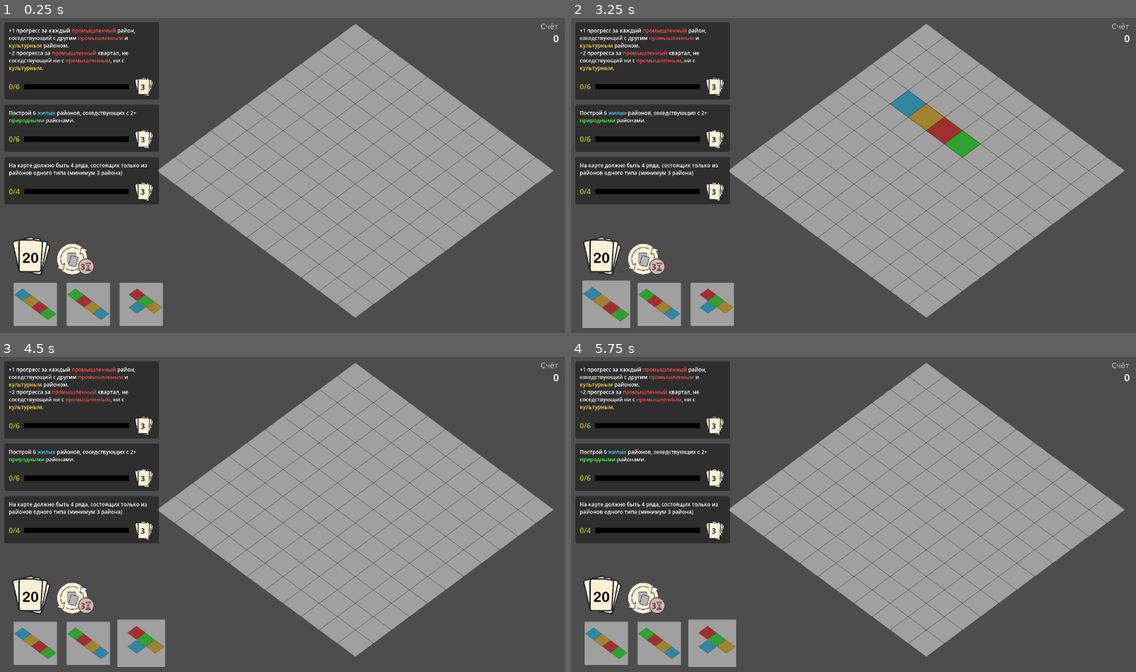
Above: before the commit, frames 1-4 (two rows, left to right).
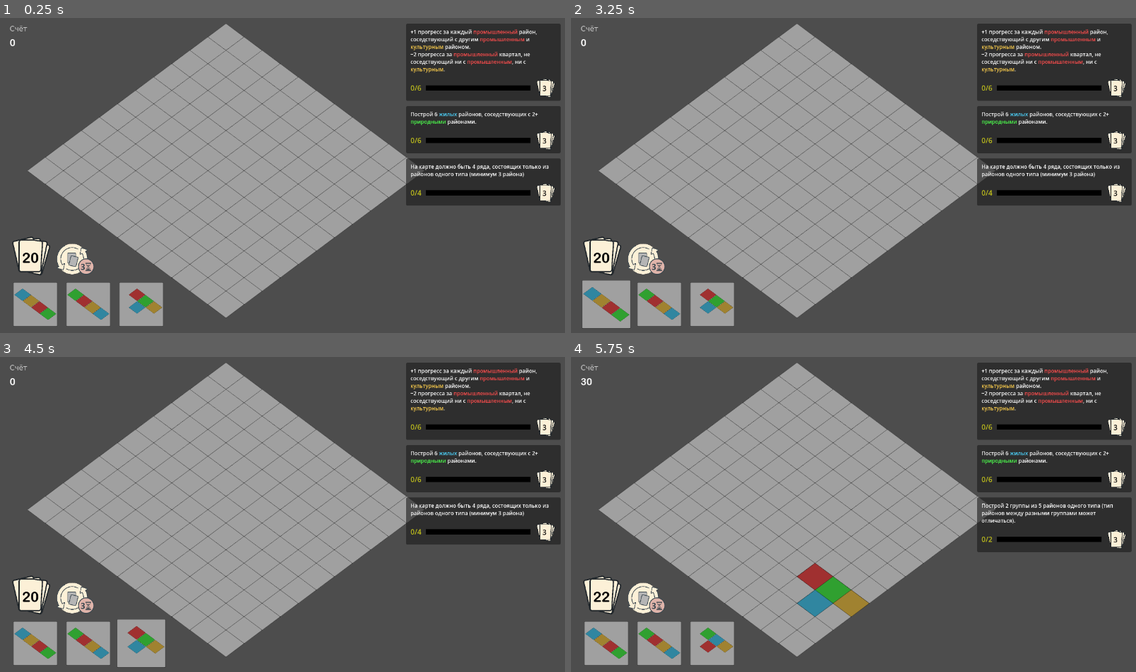
Above: after the commit, the same moments.

Repository: Suruks/Deck-and-Districts-Godot
Game: Godot game, scene res://main.tscn
The game is run twice, just before and just after one commit, with the same random seed, the same clock (stepped at 60 frames per second) and the same inputs.
Inputs (mouse positions are in pixels of both pictures, inside the frame that each line leads up to):
- Up to frame 1 (0.25 s): no input
- Up to frame 2 (3.25 s): click (644, 260) at 0.52 s; click (644, 260) at 1.27 s; click (644, 260) at 2.02 s; tap Enter at 2.75 s; drag from (604, 304) to (910, 106) at 2.77 s
- Up to frame 3 (4.5 s): tap Space at 3.5 s; drag from (90, 643) to (254, 577) at 3.52 s; tap Enter at 4.25 s; move the mouse to (141, 643) at 4.27 s; click (141, 643) at 4.42 s
- Up to frame 4 (5.75 s): tap Space at 5 s; drag from (825, 577) to (661, 643) at 5.02 s

The runs differ from the first frame. In frame 1, 55% of the frame differs, in the area x 0-100%, y 1-96%; in frame 2, 55%; in frame 3, 55%; in frame 4, 56%, in the area x 0-100%, y 1-99%.

Commit message:
interface changes

Diff:
--- a/QuestDeck.gd
+++ b/QuestDeck.gd
@@ -241,9 +241,9 @@
 	var q25 = Quest.new()
 	q25.quest_type = "edge_residential_pair"
 	q25.short_desc = "Жильё на краю рядом"
-	q25.description = colorize_text("Построй 8 жилых районов, расположенных на краю поля, соседствующих при этом с другим жилым.")
+	q25.description = colorize_text("Построй 6 жилых районов, расположенных на краю поля, соседствующих при этом с другим жилым.")
 	q25.reward_cards = 3
-	q25.target_progress = 8
+	q25.target_progress = 6
 	quests.append(q25)
 
 	var q26 = Quest.new()
--- a/main.gd
+++ b/main.gd
@@ -58,7 +58,7 @@
 	cam.zoom = Vector2(0.66, 0.66)
 
 	var grid_center_pos = grid_manager.get_center_screen_position()
-	var final_camera_pos = grid_center_pos + Vector2(-250, 20)
+	var final_camera_pos = grid_center_pos + Vector2(194, 20)
 	cam.position = final_camera_pos
 
 	# Колода
--- a/main.tscn
+++ b/main.tscn
@@ -19,8 +19,13 @@
 [node name="HandContainer" type="Node2D" parent="CanvasLayer"]
 
 [node name="MarginContainer" type="MarginContainer" parent="CanvasLayer"]
-offset_right = 40.0
-offset_bottom = 40.0
+anchors_preset = 1
+anchor_left = 1.0
+anchor_right = 1.0
+offset_left = -40.0
+offset_top = 3.0
+offset_bottom = 43.0
+grow_horizontal = 0
 theme_override_constants/margin_left = 10
 theme_override_constants/margin_top = 10
 theme_override_constants/margin_right = 10
@@ -32,31 +37,21 @@
 theme_override_constants/separation = 12
 
 [node name="Label" type="Label" parent="CanvasLayer"]
-anchors_preset = 1
-anchor_left = 1.0
-anchor_right = 1.0
-offset_left = -78.0
-offset_top = 9.0
-offset_right = -15.0
-offset_bottom = 35.0
-grow_horizontal = 0
+offset_left = 22.0
+offset_top = 14.0
+offset_right = 85.0
+offset_bottom = 40.0
 size_flags_horizontal = 8
 size_flags_vertical = 0
 text = "Счёт"
 label_settings = SubResource("LabelSettings_h2yge")
-horizontal_alignment = 2
 
 [node name="Score" type="Label" parent="CanvasLayer"]
-anchors_preset = 1
-anchor_left = 1.0
-anchor_right = 1.0
-offset_left = -77.0
-offset_top = 34.0
-offset_right = -14.0
-offset_bottom = 60.0
-grow_horizontal = 0
+offset_left = 22.0
+offset_top = 43.0
+offset_right = 85.0
+offset_bottom = 69.0
 size_flags_horizontal = 8
 size_flags_vertical = 0
 text = "0"
 label_settings = SubResource("LabelSettings_0xm2m")
-horizontal_alignment = 2
